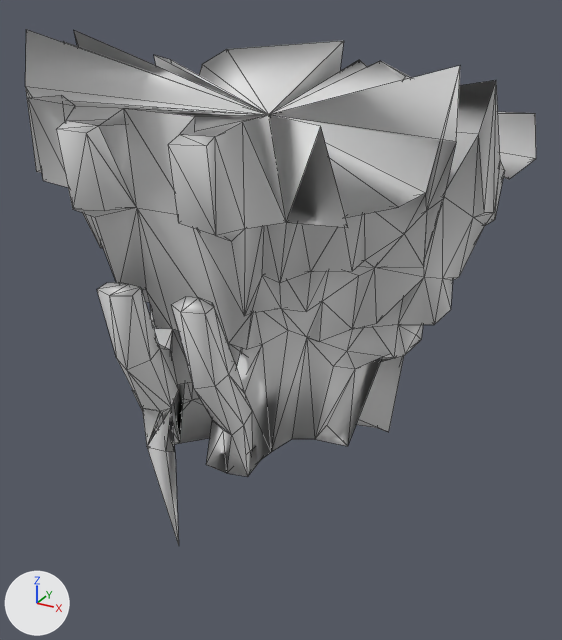
A saved change to the OBJ model src/main/resources/assets/kn8/meshes/kaiju_no9_no15/body.obj.
Both versions are drawn from a 50 mm camera at (0.266, -0.425, 1.35) aimed at (0.002, 0.054, 1.11). The lights are fixed; the arrows at lower left show +X, +Y and +Z. The first picture is the older version. Mesh edges are drawn as thin lines. Where no turn or scale is listed for an object, it has been applied to the vertices. Vertices at exactly the same position are counted once.

The first picture shows 'body'.
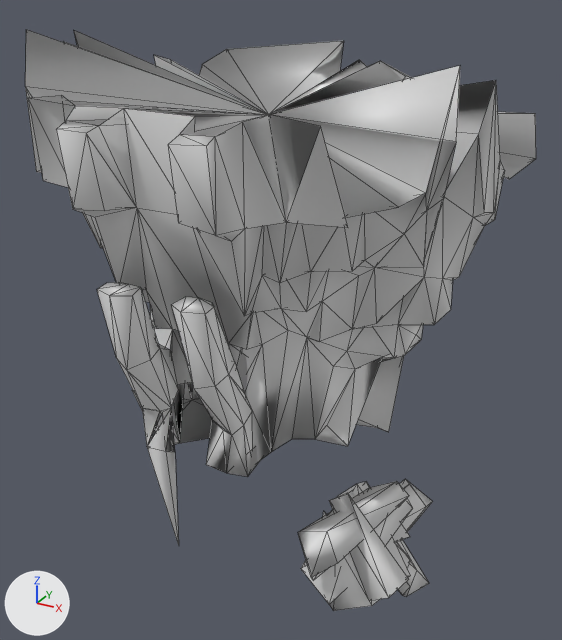
Boxes [x1, y1, x2, y2] around the edits, measured in the pictures (562 x 640 px):
'body', reshaped (13% taller): before [25, 29, 536, 545]; after [25, 29, 536, 611]
part 1 of me_body, added: after [301, 499, 412, 604]
part 2 of me_body, added: after [337, 482, 429, 597]
part 3 of me_body, built on: before [66, 41, 536, 452]; after [66, 41, 536, 611]

What changed in the scene script:
```text
Change me_body:
    used by ob_body; location = (0.0, 0.0, 0.0)
    remove me_body.from_pydata(...)  # 433 vertices, 861 faces; spans x -0.149..0.153, y -0.116..0.219, z 0.981..1.321
    add me_body.from_pydata(...)  # 504 vertices, 977 faces; spans x -0.149..0.153, y -0.116..0.219, z 0.892..1.321
    me_body part 1: a new loose piece of 14 vertices spanning x 0.059..0.122, y -0.031..0.065, z 0.923..0.995
    me_body part 2: a new loose piece of 13 vertices spanning x 0.055..0.133, y 0.035..0.079, z 0.892..0.981
    me_body part 3
    17 faces are deleted
    44 vertices are added at x 0.053..0.138, y -0.047..0.101, z 0.903..1.021
    87 new faces join them
```
